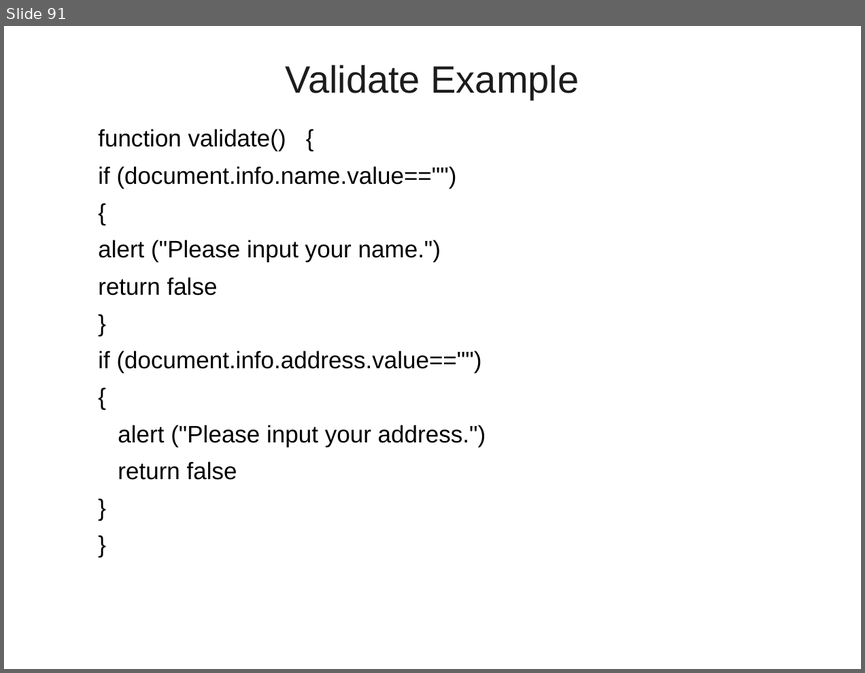
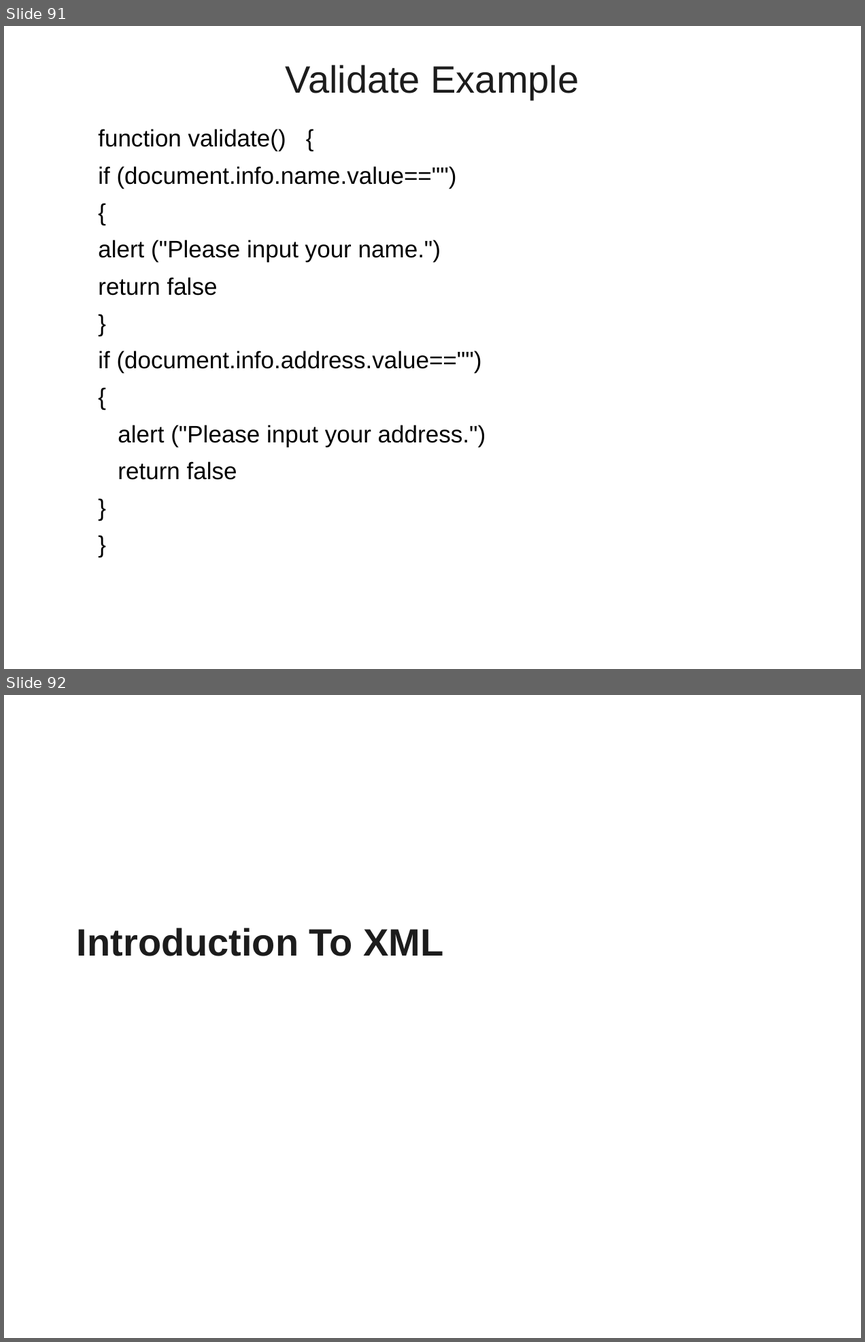
Before and after one commit to vatsanTraining/training_june_2022, a slide deck: JavaScript_Module_1.ppt. Shown one above the other, each under a label of ours: slide 91 before the commit, slides 91 and 92 after it. The pictures are 865x673 and 865x1342 pixels, drawn with LibreOffice and Linux fonts; fonts in the diff are those of the drawing; background and template pictures are left out. Boxes give left, top, right and bottom in pixels: in the first picture for what was removed or moved away, otherwise in the second. Text is boxed around its words. In the diff, an @@ line names an element or a change of style, - is before the commit and + after.

```diff
--- a/JavaScript_Module_1.ppt
+++ b/JavaScript_Module_1.ppt
@@ slide 92 added at box(4, 695, 861, 1338), background picture (left out) @@
@@ title added at box(77, 928, 444, 956), 32 pt, text #1C1C1C, bold @@
+Introduction To XML
```
Also in this commit, not shown: 16 slides changed, 43 other slides added.
